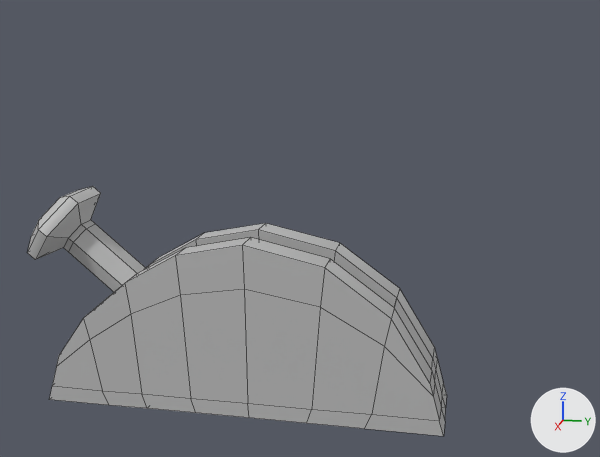
An edit to the FBX model Tyrannosaurus Mechs/Assets/Meshes/Interactables/Lever.fbx, drawn before and after from the same camera.
One viewpoint serves both versions: a 50 mm lens placed at (0.1641, 0.0443, 0.08), pointed at (-0.0002, 0.0114, 0.0389). The lights are fixed; the arrows at lower right show +X, +Y and +Z. Mesh edges are drawn as thin lines. Where no turn or scale is listed for an object, it has been applied to the vertices.

The first picture shows 'Lever', 'Lever_Base'.
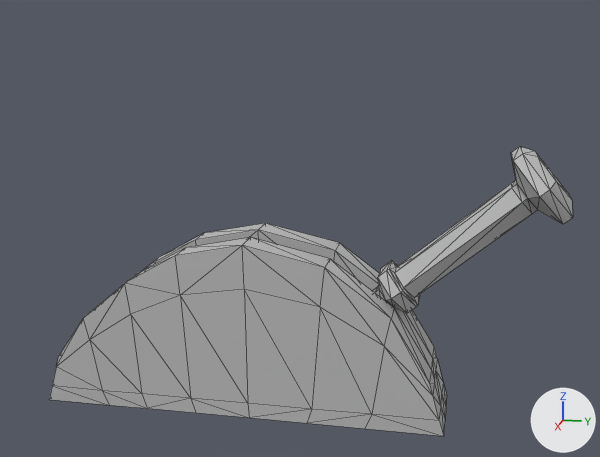
The newer file is also turned or shifted as a whole; pictures and numbers use the older file's frame.

Boxes (x1, y1, x2, y2) around the edits, measured in the pictures (600 x 457 px):
'Lever_Active', added: after (372, 146, 573, 313)
'Lever', no longer drawn: before (27, 186, 147, 292)
part 1 of me_mesh, built on: (49, 223, 447, 436) in both

What the commit changed:
me_mesh is used by ob_lever_base; location (0.0, 0.0, 0.0); rotation (1.571, 0.0, 0.0), in degrees (90, 0, 0); scale (0.01, 0.01, 0.01).
me_mesh had 128 vertices, 126 faces and spanned x -0.99..0.99, y 0.0..3.74, z -4.27..4.27.
me_mesh now has 188 vertices, 210 faces and spans x -0.99..0.99, y 0.0..8.06, z -4.27..4.27.
Part 1, on me_mesh:
12 vertices are removed from x -0.35..0.31, y 0.0..0.01, z -2.68..2.88.
126 faces are deleted.
42 vertices are added at x -0.57..0.54, y 1.65..4.46, z -0.4..0.56.
210 new faces join them.
Mesh me_mesh_001_1 is new.
It has 72 vertices, 136 faces and spans x -0.0089..0.0089, y 0.0112..0.0653, z 0.0088..0.0566.
It uses material mat_lambert1 (grey #bcbcbc).
Object 'Lever' (ob_lever) now shows nothing instead of me_mesh_001.
Object 'Lever_Active' (ob_lever_active) is new; it shows me_mesh_001_1.
Its location is (-0.0002, -0.0008, 0.0).
